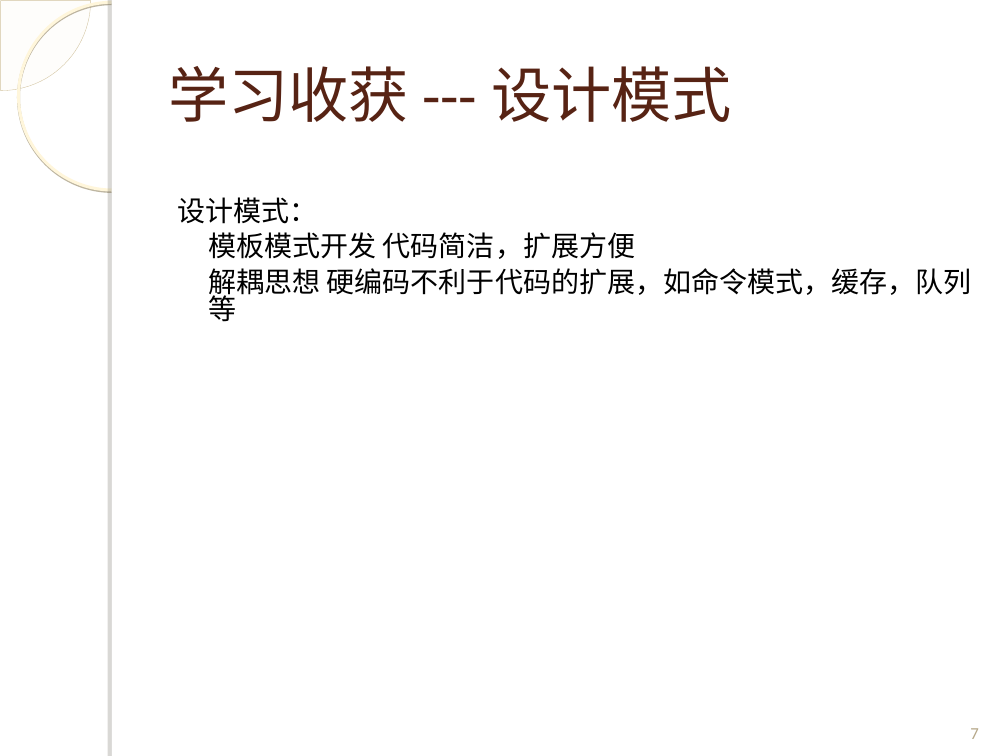
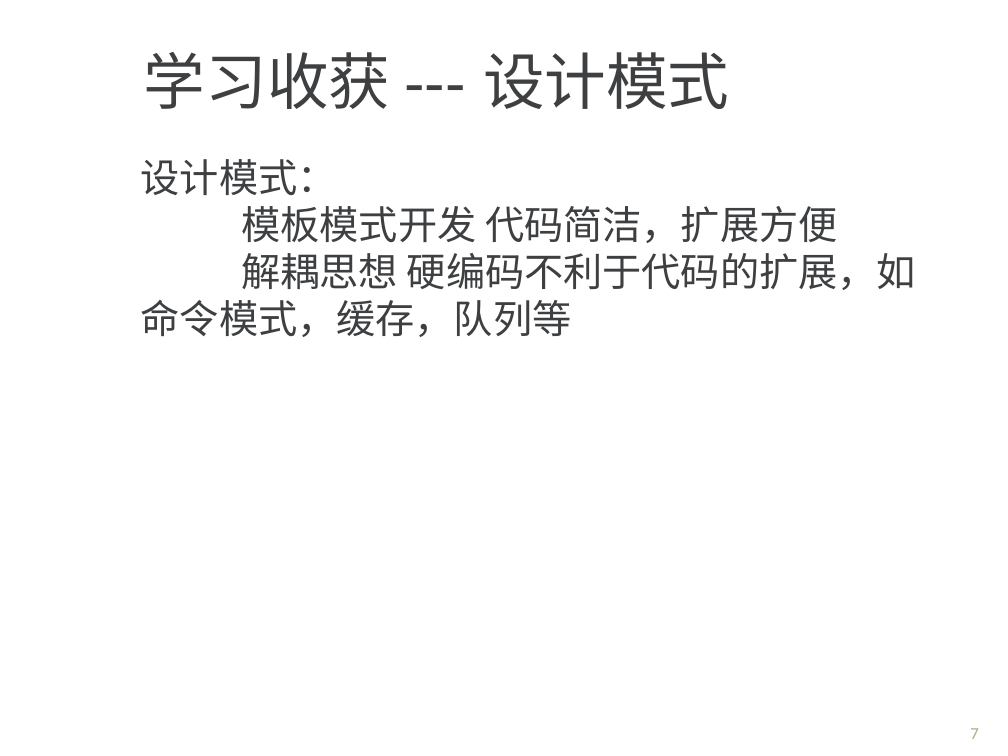
Before and after one commit to Spectrumleeee/Works, a slide deck: slide 7 of document/转正答辩_云平台部_黎光谱.ppt. Drawn at 1008x756 pixels with LibreOffice and Linux fonts; fonts in the diff are those of the drawing; background and template pictures are left out. Boxes give left, top, right and bottom in pixels: in the first picture for what was removed or moved away, otherwise in the second. Text is boxed around its words. In the diff, an @@ line names an element or a change of style, - is before the commit and + after.

Commit message:
2014-11-13-00-39

```diff
--- a/document/转正答辩_云平台部_黎光谱.ppt
+++ b/document/转正答辩_云平台部_黎光谱.ppt
@@ freeform shape removed at [0,0,90,90] @@
@@ ellipse removed at [18,2,206,190] @@
@@ rectangle removed at [112,0,1008,756] @@
@@ rectangle removed at [112,0,120,756] @@
@@ text "学习收获 --- 设计模式": place and size @@
-text "学习收获 --- 设计模式" at [168,66,732,122]
+text "学习收获 --- 设计模式" at [144,52,729,109]
@@ text "学习收获 --- 设计模式" at [144,52,729,109]: size 43 to 44 pt, font Calibri to Arial, text colour #572314 to #3D3F41; vertical alignment middle to top @@
@@ text "设计模式：": place and size @@
-text "设计模式：" at [177,197,972,322]
+text "设计模式：" at [141,159,916,337]
@@ text "设计模式：" at [141,159,916,337]: size 20 to 28 pt, font Calibri to Arial, text colour #000000 to #3D3F41; indent changed; line spacing 0.8 to 1; less space between paragraphs @@
```
Also in this commit, not shown: 12 other slides changed, 1 slide added, 1 slide removed.
